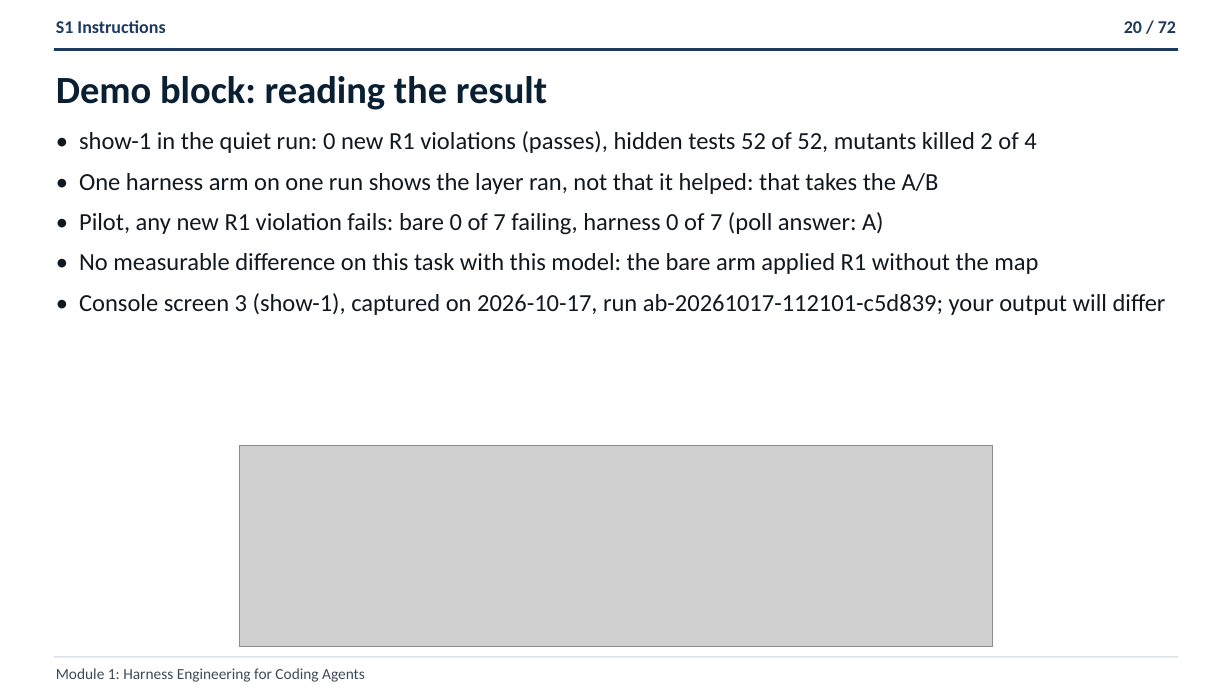
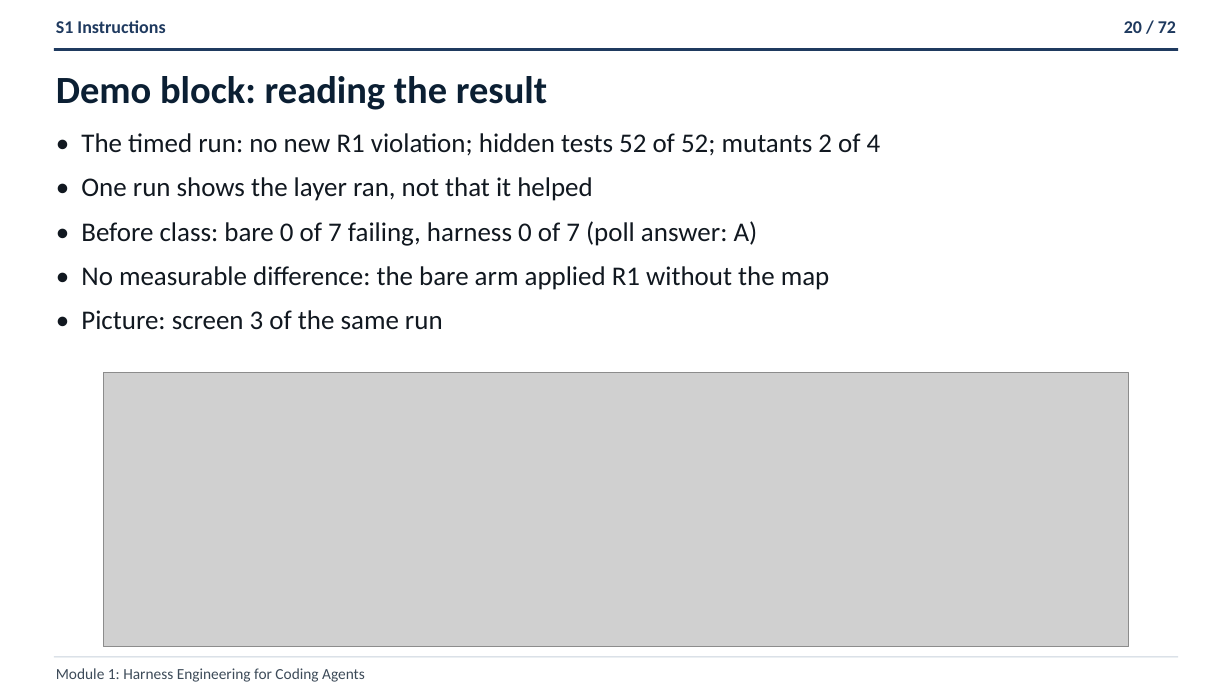
Before and after one commit to ANI-IN/shipharness-dev, a slide deck: slide 20 of slides/deck.pptx. Drawn at 1232x693 pixels with LibreOffice and Linux fonts; fonts in the diff are those of the drawing; grey boxes stand for pictures. Boxes give left, top, right and bottom in pixels: in the first picture for what was removed or moved away, otherwise in the second. Text is boxed around its words. In the diff, an @@ line names an element or a change of style, - is before the commit and + after.

```diff
--- a/slides/deck.pptx
+++ b/slides/deck.pptx
@@ text at <box>81,133,881,330</box>: text changed; size 19.1 to 21 pt @@
-• show-1 in the quiet run: 0 new R1 violations (passes), hidden tests 52 of 52, mutants killed 2 of 4
-• One harness arm on one run shows the layer ran, not that it helped: that takes the A/B
-• Pilot, any new R1 violation fails: bare 0 of 7 failing, harness 0 of 7 (poll answer: A)
-• No measurable difference on this task with this model: the bare arm applied R1 without the map
-• Console screen 3 (show-1), captured on 2026-10-17, run ab-20261017-112101-c5d839; your output will differ
+• The timed run: no new R1 violation; hidden tests 52 of 52; mutants 2 of 4
+• One run shows the layer ran, not that it helped
+• Before class: bare 0 of 7 failing, harness 0 of 7 (poll answer: A)
+• No measurable difference: the bare arm applied R1 without the map
+• Picture: screen 3 of the same run
@@ picture: place and size @@
-picture at <box>239,445,993,647</box>
+picture at <box>104,372,1129,647</box>
```
Also in this commit, not shown: 67 other slides changed, 12 other files.
